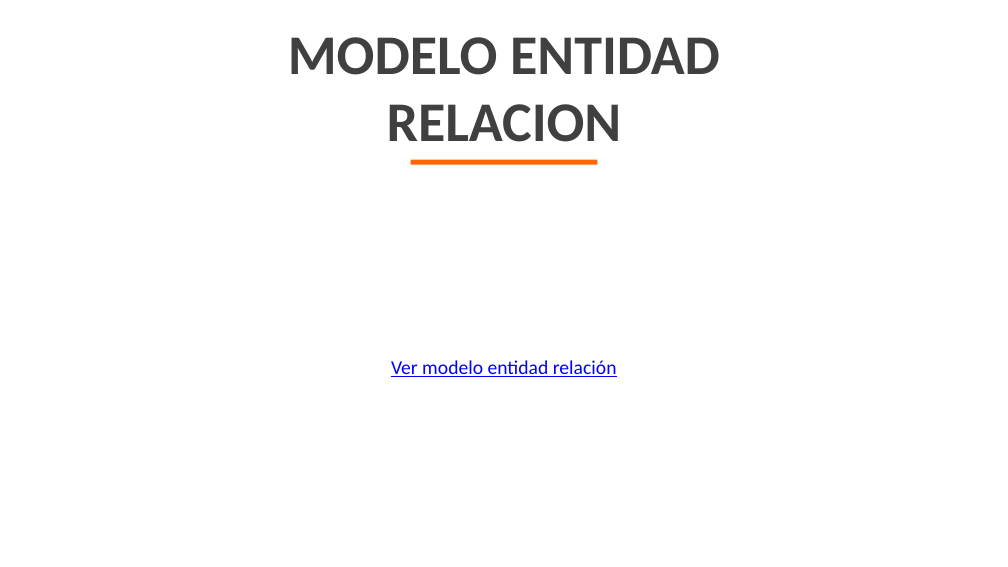
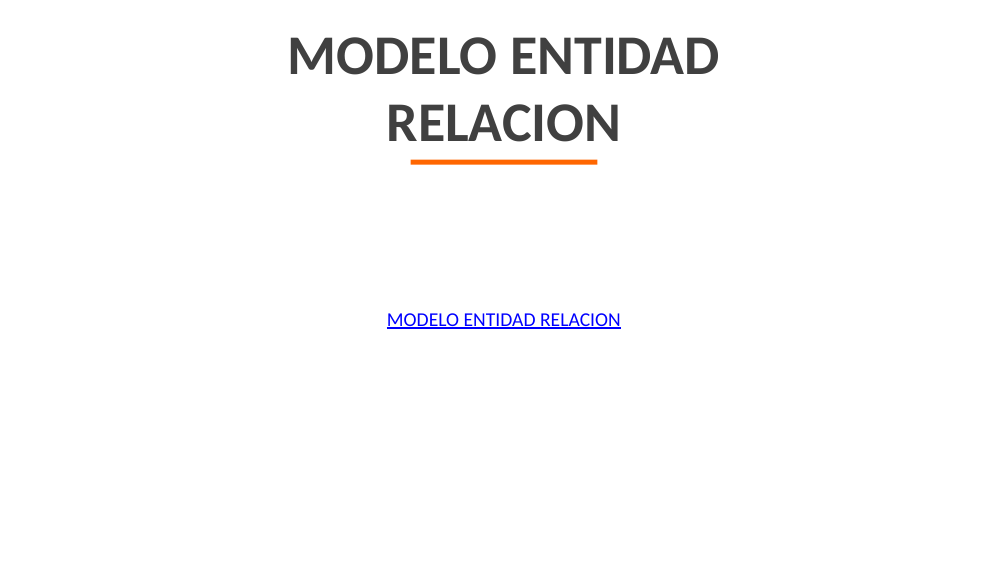
Before and after one commit to TatanDesign/Jinro-online-Shopping, a slide deck: slide 26 of Tercer Trimestre/JINRO ONLINE SHOPING.pptx. Drawn at 1008x567 pixels with LibreOffice and Linux fonts; fonts in the diff are those of the drawing; background and template pictures are left out. Boxes give left, top, right and bottom in pixels: in the first picture for what was removed or moved away, otherwise in the second. Text is boxed around its words. In the diff, an @@ line names an element or a change of style, - is before the commit and + after.

```diff
--- a/Tercer Trimestre/JINRO ONLINE SHOPING.pptx
+++ b/Tercer Trimestre/JINRO ONLINE SHOPING.pptx
@@ text at box(387, 313, 621, 329): text changed @@
-Ver modelo entidad relación
+MODELO ENTIDAD RELACION
```
Also in this commit, not shown: 7 other slides changed, 5 slides added, 40 other files.
